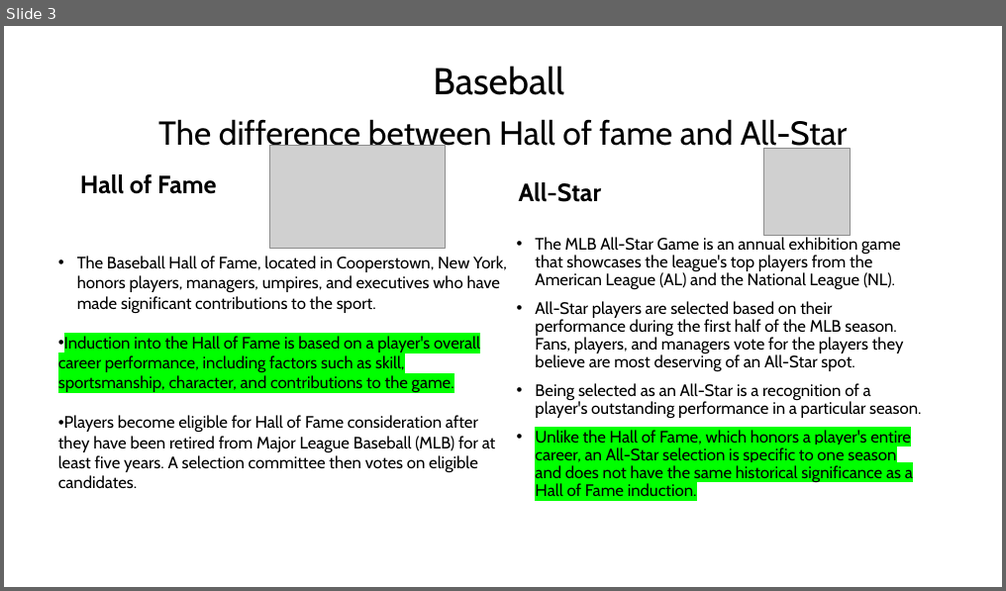
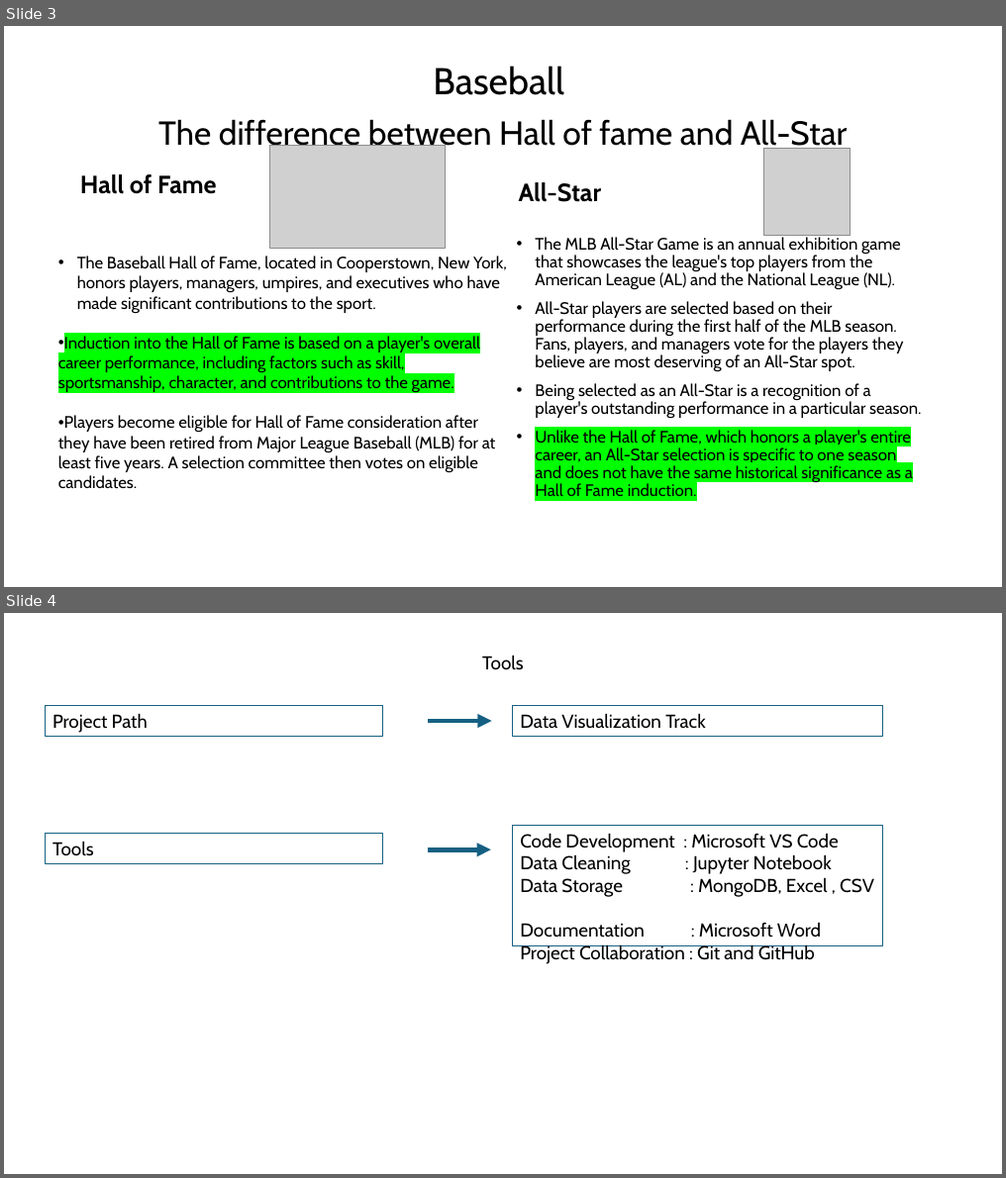
Before and after one commit to leeju09/Project-3-Baseball-, a slide deck: Presentation/Proect3_Group3.pptx. Shown one above the other, each under a label of ours: slide 3 before the commit, slides 3 and 4 after it. The pictures are 1006x591 and 1006x1178 pixels, drawn with LibreOffice and Linux fonts; fonts in the diff are those of the drawing; grey boxes stand for pictures. Boxes give left, top, right and bottom in pixels: in the first picture for what was removed or moved away, otherwise in the second. Text is boxed around its words. In the diff, an @@ line names an element or a change of style, - is before the commit and + after.

```diff
--- a/Presentation/Proect3_Group3.pptx
+++ b/Presentation/Proect3_Group3.pptx
@@ slide 4 added at box(4, 613, 1002, 1174), background #FFFFFF @@
@@ text added at box(482, 655, 524, 669), 18 pt, text #000000 @@
+Tools
@@ rectangle added at box(46, 706, 383, 736), outline #156082 1 pt, 18 pt, text #000000 @@
+Project Path
@@ arrow added from (429, 721) to (492, 721), #156082 4.5 pt @@
@@ rectangle added at box(513, 706, 883, 736), outline #156082 1 pt, 18 pt, text #000000 @@
+Data Visualization Track
@@ rectangle added at box(46, 833, 383, 863), outline #156082 1 pt, 18 pt, text #000000 @@
+Tools
@@ arrow added from (428, 850) to (491, 850), #156082 4.5 pt @@
@@ rectangle added at box(513, 826, 883, 947), outline #156082 1 pt, 18 pt, text #000000 @@
+Code Development : Microsoft VS Code
+Data Cleaning : Jupyter Notebook
+Data Storage : MongoDB, Excel , CSV
+Documentation : Microsoft Word
+Project Collaboration : Git and GitHub
```
Also in this commit, not shown: 1 slide changed, 4 other slides added, 1 slide removed.
